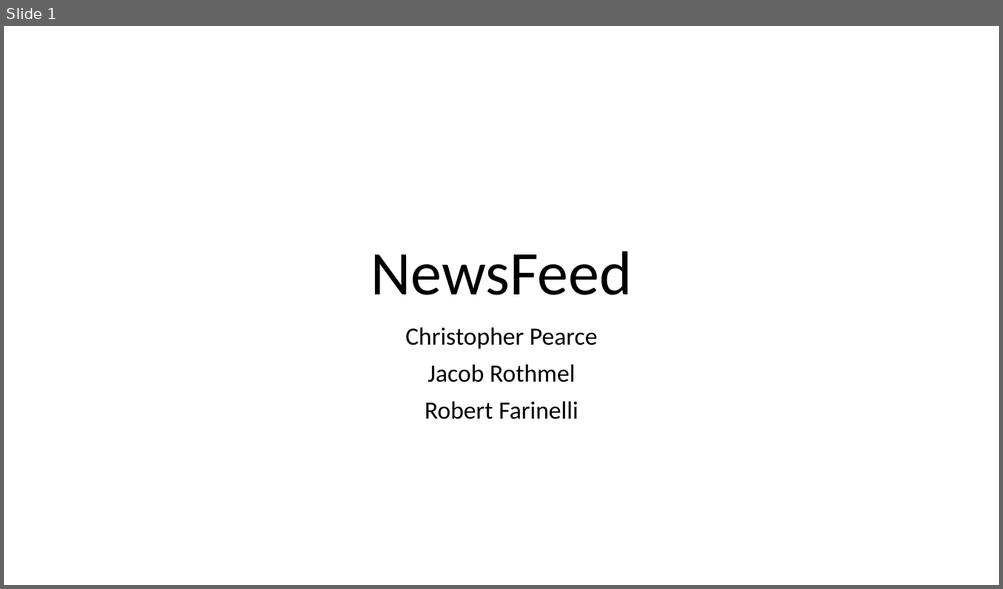
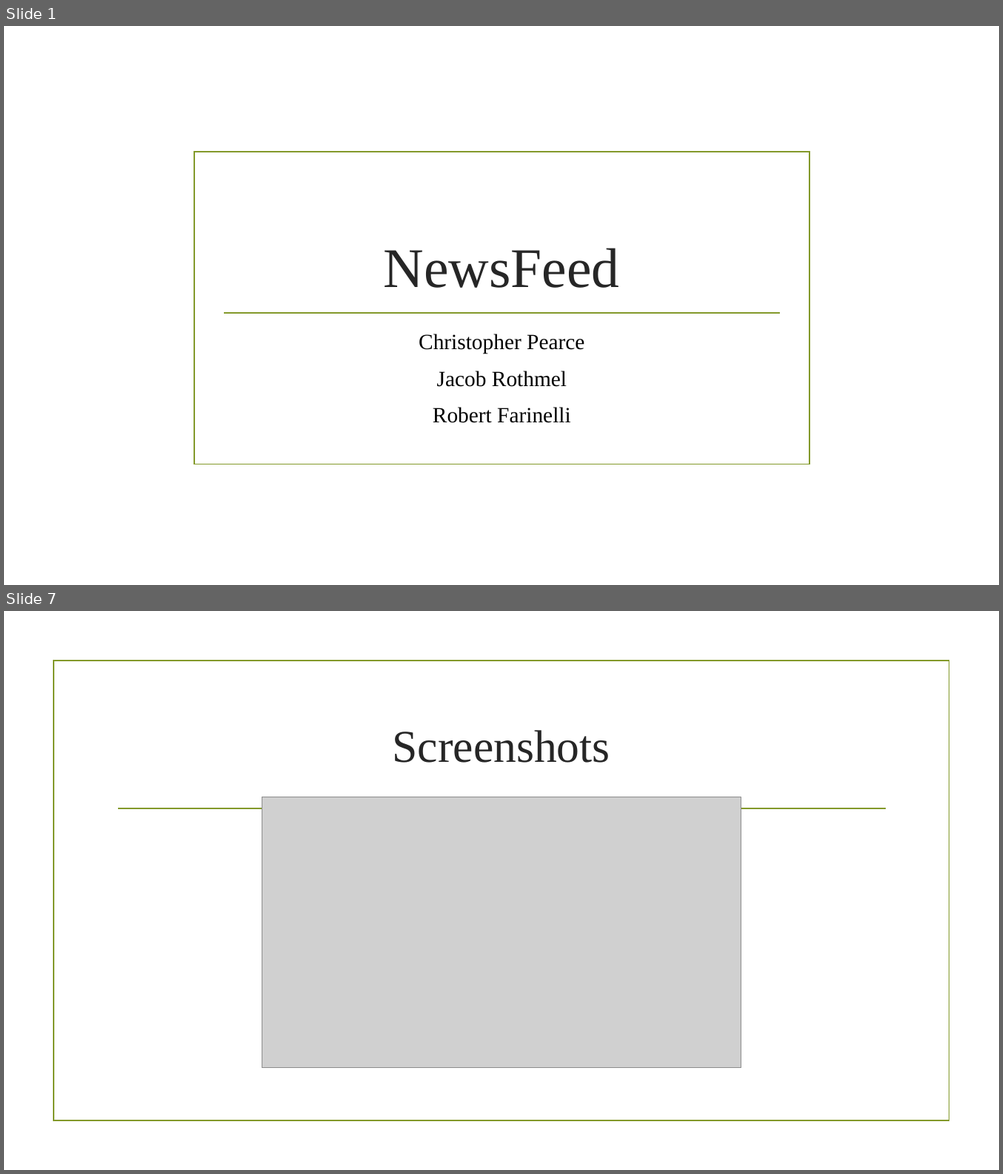
Before and after one commit to cp0153/NewsFeed, a slide deck: final/Final_presentation.pptx. Shown one above the other, each under a label of ours: slide 1 before the commit, slides 1 and 7 after it; the slides between them are not shown. The pictures are 1003x589 and 1003x1174 pixels, drawn with LibreOffice and Linux fonts; fonts in the diff are those of the drawing; grey boxes stand for pictures; background and template pictures are left out. Boxes give left, top, right and bottom in pixels: in the first picture for what was removed or moved away, otherwise in the second. Text is boxed around its words. In the diff, an @@ line names an element or a change of style, - is before the commit and + after.

```diff
--- a/final/Final_presentation.pptx
+++ b/final/Final_presentation.pptx
@@ slide 7 added at box(4, 611, 999, 1170), background picture (left out) @@
@@ rectangle added at box(54, 661, 948, 1122), outline #83992A 1.25 pt @@
@@ title added at box(392, 730, 610, 763), 44 pt, text #262626 @@
+Screenshots
@@ line added from (118, 809) to (885, 809), #83992A 1.25 pt @@
@@ picture added at box(262, 797, 740, 1068) @@
@@ slide 1 changed as well @@
@@ rectangle added at box(194, 152, 810, 465), outline #83992A 1.25 pt @@
@@ title "NewsFeed": place and size @@
-title "NewsFeed" at box(371, 251, 632, 295)
+title "NewsFeed" at box(384, 248, 620, 288)
@@ title "NewsFeed" at box(384, 248, 620, 288): size 60 to 54 pt, font Calibri to Times New Roman, text colour #000000 to #262626; line spacing 0.9 to 1 @@
@@ line added from (223, 313) to (780, 313), #83992A 1.25 pt @@
@@ subtitle "Christopher Pearce": place and size @@
-subtitle "Christopher Pearce" at box(405, 327, 597, 420)
+subtitle "Christopher Pearce" at box(418, 334, 584, 423)
@@ subtitle "Christopher Pearce" at box(418, 334, 584, 423): size 24 to 21 pt, font Calibri to Times New Roman; line spacing 0.9 to 1 @@
```
Also in this commit, not shown: 6 other slides added, 1 slide removed, 3 other files.
